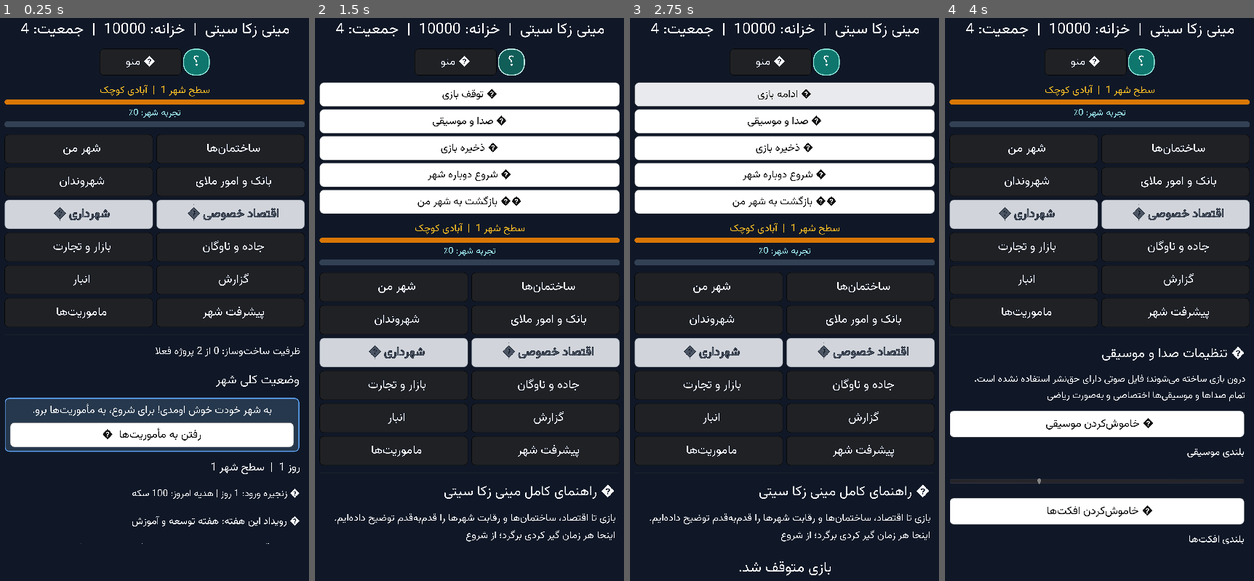
Above: before the commit, frames 1-4 (left to right).
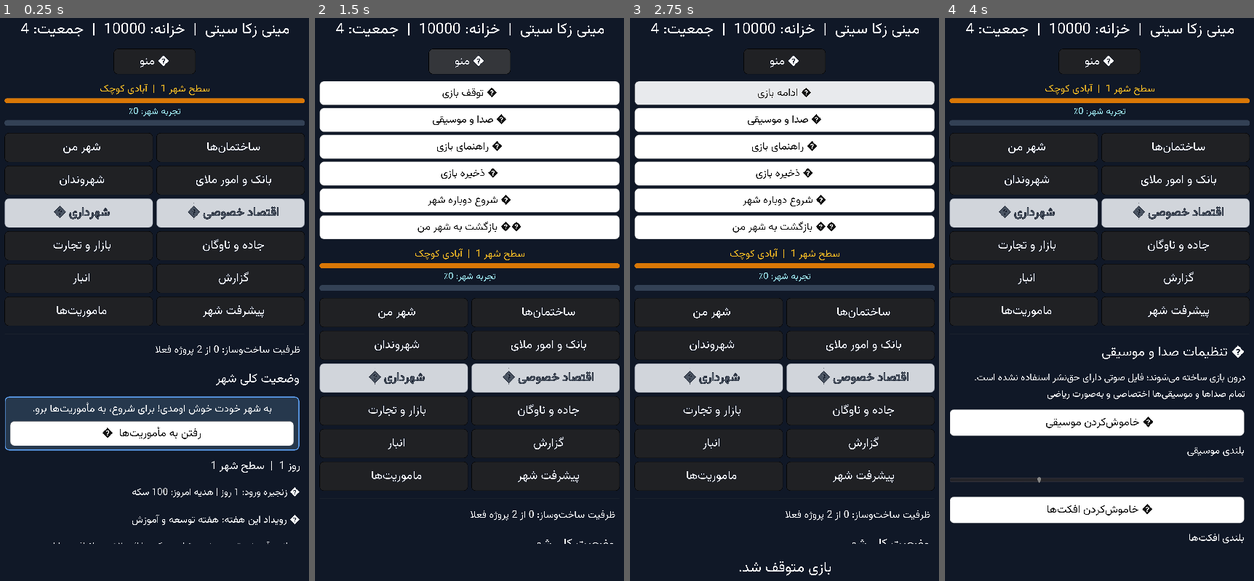
Above: after the commit, the same moments.

Repository: zekainstabot/mini-zeka-city
Game: Godot game, scene res://Main.tscn
Two runs of this game, one before a commit and one after it. Both use one fixed random seed, a clock stepped at 60 frames per second and the inputs below.
Inputs (mouse positions are in pixels of both pictures, inside the frame that each line leads up to):
- Up to frame 1 (0.25 s): no input
- Up to frame 2 (1.5 s): click "ﻮﻨﻣ ☰" at 0.5 s; click (512, 63) at 1.25 s, where only the run before the commit has a clickable "؟"
- Up to frame 3 (2.75 s): click "ﯼﺯﺎﺑ ﻒﻗﻮﺗ ⏸" at 2 s
- Up to frame 4 (4 s): click "ﯼﺯﺎﺑ ﻪﻣﺍﺩﺍ ▶" at 2.75 s; click "ﯽﻘﯿﺳﻮﻣ ﻭ ﺍﺪﺻ 🔊" at 3.5 s

The runs differ from the first frame. In frame 1, 7.1% of the frame differs, in the area x 1-99%, y 5-94%; in frame 2, 23%; in frame 3, 23%; in frame 4, 7.3%.

Commit message:
Move game guide into menu and remove header shortcut

Diff:
--- a/scripts/Main.gd
+++ b/scripts/Main.gd
@@ -487,36 +487,6 @@
 	_style_button(menu_button, true)
 	menu_row.add_child(menu_button)
 
-	var help_button = Button.new()
-	help_button.text = PersianText.reshaper("؟")
-	help_button.hint_tooltip = "راهنمای کامل بازی"
-	help_button.rect_min_size = Vector2(58 if compact_layout else 50, 58 if compact_layout else 46)
-	help_button.size_flags_horizontal = Control.SIZE_SHRINK_CENTER
-	_apply_font(help_button, 29 if compact_layout else 25)
-	var help_normal = StyleBoxFlat.new()
-	help_normal.bg_color = Color("#0f766e")
-	help_normal.border_color = Color("#99f6e4")
-	help_normal.set_border_width_all(2)
-	help_normal.set_corner_radius_all(24)
-	var help_hover = StyleBoxFlat.new()
-	help_hover.bg_color = Color("#115e59")
-	help_hover.border_color = Color("#ccfbf1")
-	help_hover.set_border_width_all(2)
-	help_hover.set_corner_radius_all(24)
-	var help_pressed = StyleBoxFlat.new()
-	help_pressed.bg_color = Color("#134e4a")
-	help_pressed.border_color = Color("#5eead4")
-	help_pressed.set_border_width_all(2)
-	help_pressed.set_corner_radius_all(24)
-	help_button.add_stylebox_override("normal", help_normal)
-	help_button.add_stylebox_override("hover", help_hover)
-	help_button.add_stylebox_override("focus", help_hover)
-	help_button.add_stylebox_override("pressed", help_pressed)
-	help_button.add_color_override("font_color", Color("#ffffff"))
-	help_button.add_color_override("font_color_hover", Color("#ffffff"))
-	help_button.add_color_override("font_color_pressed", Color("#ffffff"))
-	help_button.connect("pressed", self, "_open_help")
-	menu_row.add_child(help_button)
 	menu_panel = VBoxContainer.new()
 	menu_panel.visible = false
 	menu_panel.size_flags_horizontal = Control.SIZE_EXPAND_FILL
@@ -524,6 +494,7 @@
 	root.add_child(menu_panel)
 	menu_pause_button = _create_menu_action("⏸ توقف بازی", "toggle_pause")
 	_create_menu_action("🔊 صدا و موسیقی", "open_audio_settings")
+	_create_menu_action("❔ راهنمای بازی", "_open_help")
 	_create_menu_action("💾 ذخیره بازی", "save_from_menu")
 	_create_menu_action("🔄 شروع دوباره شهر", "confirm_restart_from_menu")
 	_create_menu_action("🏙️ بازگشت به شهر من", "return_home_from_menu")
